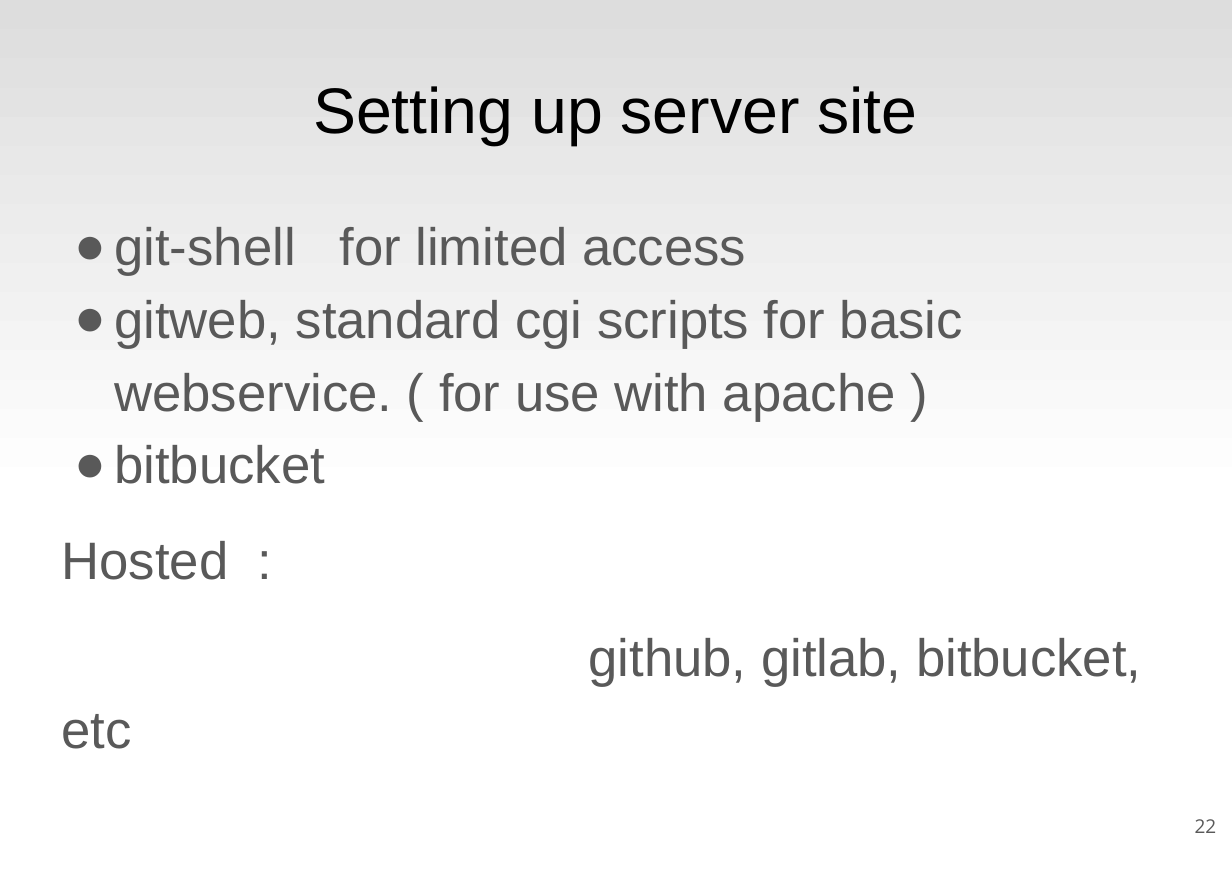
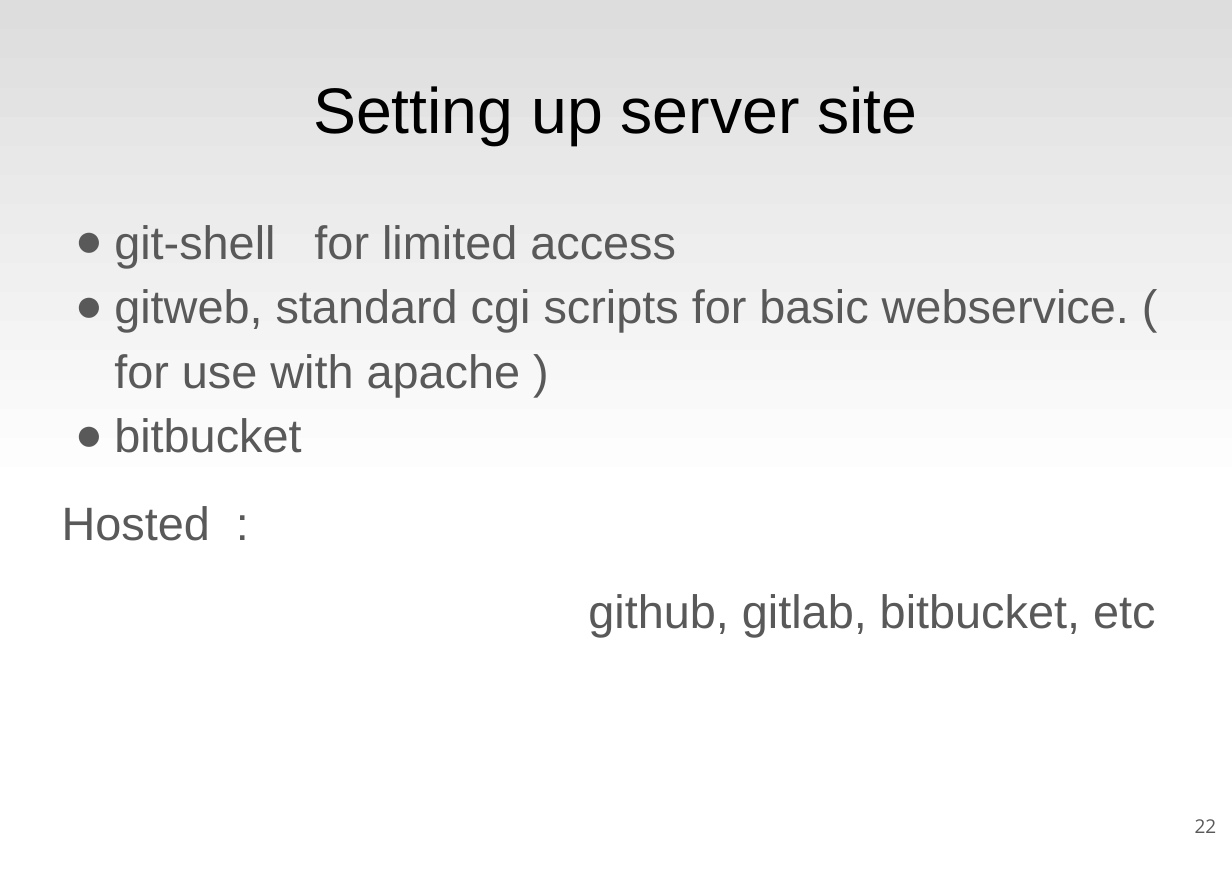
Before and after one commit to rickvek/Workshop-GIT, a slide deck: slide 22 of Git-Workshop.odp. Drawn at 1232x871 pixels with LibreOffice and Linux fonts; fonts in the diff are those of the drawing. Boxes give left, top, right and bottom in pixels: in the first picture for what was removed or moved away, otherwise in the second. Text is boxed around its words. In the diff, an @@ line names an element or a change of style, - is before the commit and + after.

Commit message:
Adjust char settings

```diff
--- a/Git-Workshop.odp
+++ b/Git-Workshop.odp
@@ text "git-shell for limited access" at <box>62,225,1155,638</box>: size 36 to 32 pt @@
```
Also in this commit, not shown: 6 other slides changed, 1 slide added.
